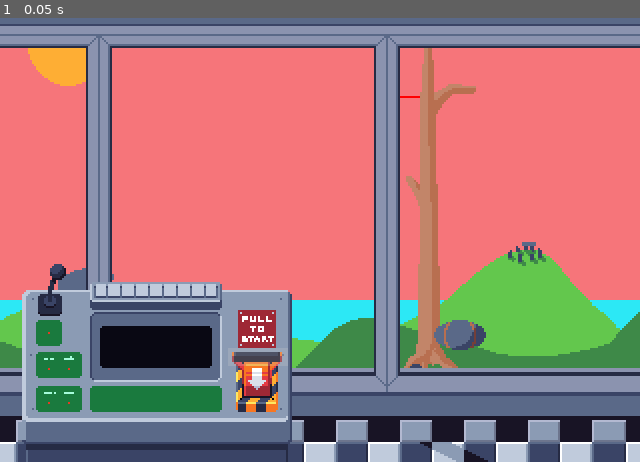
Above: before the commit, frame 1.
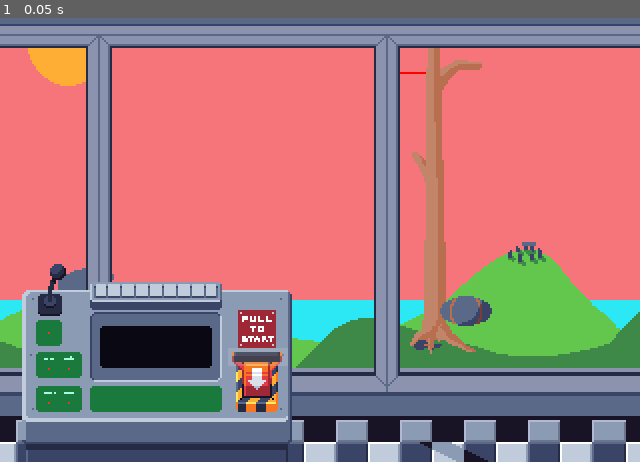
Above: after the commit, the same moment.

Repository: mattismoel/jam-project
Game: Godot game, scene res://scene/level/stone-age-level/stone_age_level.tscn
Two runs of this game, one before a commit and one after it. Both use one fixed random seed, a clock stepped at 60 frames per second and the inputs below. The project has no main scene, so this scene is started directly.
Inputs:
- Up to frame 1 (0.05 s): no input

The runs differ from the first frame. In frame 1, 3.3% of the frame differs, in the area x 62-77%, y 6-79%.

Commit message:
limited range of motion for sling shot

Diff:
--- a/scene/level/stone-age-level/minigame/grabbable.gd
+++ b/scene/level/stone-age-level/minigame/grabbable.gd
@@ -13,3 +13,9 @@
         elif event.is_released() and _is_hold:
             _is_hold = false
             released.emit()
+
+
+func _notification(what):
+    if what == NOTIFICATION_WM_MOUSE_EXIT:
+        _is_hold = false
+        released.emit()
--- a/scene/level/stone-age-level/minigame/grabbable.tscn
+++ b/scene/level/stone-age-level/minigame/grabbable.tscn
@@ -3,7 +3,7 @@
 [ext_resource type="Script" path="res://scene/level/stone-age-level/minigame/grabbable.gd" id="1_d0q5g"]
 
 [sub_resource type="CapsuleShape2D" id="CapsuleShape2D_02iup"]
-radius = 2.7027
+radius = 3.45946
 height = 11.6667
 
 [node name="Grabbable" type="Area2D"]
--- a/scene/level/stone-age-level/minigame/slingshot.gd
+++ b/scene/level/stone-age-level/minigame/slingshot.gd
@@ -1,30 +1,44 @@
 extends Node2D
 
+@export var movable_radius: float
+
+@export_category("References")
 @export var _grabbable_area: Area2D
 @export var _string: Line2D
 @export var _projectile: Sprite2D
 
 var start_pos = Vector2(0,0)
-var follow_mouse = false
+var following_mouse = false
 
 func _ready() -> void:
     _grabbable_area.released.connect(_on_released)
     _grabbable_area.grabbed.connect(_on_grabbed)
 
 func _process(delta: float) -> void:
-    if follow_mouse:
-        var mouse_pos = get_global_mouse_position()
-        var clamped_pos = Vector2(clamp(mouse_pos.x, 0, get_viewport_rect().size.x), clamp(mouse_pos.y, 0, get_viewport_rect().size.y)) - position
+    if following_mouse:
+        follow_mouse()
 
-        _grabbable_area.position = clamped_pos
-        _string.points[1] = clamped_pos
-        _projectile.position = clamped_pos
+func follow_mouse() -> void:
+    var target_pos = get_local_mouse_position()
+    _grabbable_area.position = target_pos
+
+    # Limit range of movement for projectile
+    var k = movable_radius/target_pos.length()
+    if k < 1: target_pos*=k
+    _projectile.position = target_pos
+
+    # Limit range of movement for string
+    var string_target_pos = _string.get_local_mouse_position()
+    if k < 1: string_target_pos*=k
+    _string.set_point_position(1, string_target_pos)
 
 func _on_grabbed() -> void:
-    follow_mouse = true
+    following_mouse = true
 
 func _on_released() -> void:
-    follow_mouse = false
+    _projectile.fire(_string.points[1])
+
+    following_mouse = false
     _grabbable_area.position = start_pos
     _string.points[1] = start_pos
     _projectile.position = start_pos
--- a/scene/level/stone-age-level/minigame/slingshot.tscn
+++ b/scene/level/stone-age-level/minigame/slingshot.tscn
@@ -5,6 +5,7 @@
 [ext_resource type="PackedScene" uid="uid://d3kueegoo0swu" path="res://scene/level/stone-age-level/minigame/grabbable.tscn" id="2_vvvju"]
 
 [node name="Sling shot" type="Node2D" node_paths=PackedStringArray("_grabbable_area", "_string")]
+position = Vector2(156, 132)
 script = ExtResource("1_4yqt8")
 _grabbable_area = NodePath("Grabbable")
 _string = NodePath("Line2D")
@@ -13,13 +14,12 @@
 
 [node name="Line2D" type="Line2D" parent="."]
 z_index = 1
-position = Vector2(2, 1.7053e-13)
 scale = Vector2(2.4, 1.85)
-points = PackedVector2Array(-14.1667, -9.21785e-14, 0, 0, 12.5, -9.21785e-14)
-width = 3.3
+points = PackedVector2Array(-15, 0, 0, 0, 15, 0)
+width = 3.2
 default_color = Color(0.454902, 0.247059, 0.223529, 1)
 
 [node name="Sprite2D" type="Sprite2D" parent="."]
-position = Vector2(1, -6)
+position = Vector2(0, -6)
 scale = Vector2(1.00312, 1)
 texture = ExtResource("1_244xu")
--- /dev/null
+++ b/scene/level/stone-age-level/projectile.gd
@@ -0,0 +1,5 @@
+extends Sprite2D
+
+func fire(direction: Vector2) -> void:
+    var corrected_direction = Vector2(-direction.x, direction.y)
+    print(corrected_direction)
--- a/scene/level/stone-age-level/stone_age_level.tscn
+++ b/scene/level/stone-age-level/stone_age_level.tscn
@@ -34,7 +34,7 @@
 tower = NodePath("../Stoneage Tower")
 
 [node name="Stoneage Tower" parent="." instance=ExtResource("3_d8m5n")]
-position = Vector2(220, 198)
+position = Vector2(223, 186)
 script = ExtResource("4_714jk")
 tower_stat = SubResource("Resource_ae11u")
 
--- a/scene/level/stone-age-level/stone_age_minigame.tscn
+++ b/scene/level/stone-age-level/stone_age_minigame.tscn
@@ -6,6 +6,7 @@
 [ext_resource type="PackedScene" uid="uid://bo7lw7vj7tcr2" path="res://scene/level/stone-age-level/minigame/slingshot.tscn" id="3_jfecu"]
 [ext_resource type="Texture2D" uid="uid://b04n2rtms87qd" path="res://scene/level/stone-age-level/asset/projectile.png" id="4_yfbl7"]
 [ext_resource type="Texture2D" uid="uid://b61p6kbyd4iub" path="res://scene/level/stone-age-level/asset/minigame_background.png" id="6_uh0mi"]
+[ext_resource type="Script" path="res://scene/level/stone-age-level/projectile.gd" id="6_vvxqi"]
 
 [sub_resource type="AtlasTexture" id="AtlasTexture_tsd8m"]
 atlas = ExtResource("2_icvlg")
@@ -59,12 +60,14 @@
 
 [node name="Sling shot" parent="." node_paths=PackedStringArray("_projectile") instance=ExtResource("3_jfecu")]
 z_index = 3
-position = Vector2(169, 156)
+position = Vector2(170, 158)
+movable_radius = 60.0
 _projectile = NodePath("Projectile")
 
 [node name="Projectile" type="Sprite2D" parent="Sling shot"]
 z_index = 4
 texture = ExtResource("4_yfbl7")
+script = ExtResource("6_vvxqi")
 
 [node name="TextureRect" type="TextureRect" parent="."]
 z_index = 2
Binary file changed: scene/level/stone-age-level/asset/slingshot.png
Not shown: 1 places in scene/level/stone-age-level/stone_age_minigame.tscn that only renumber resources
